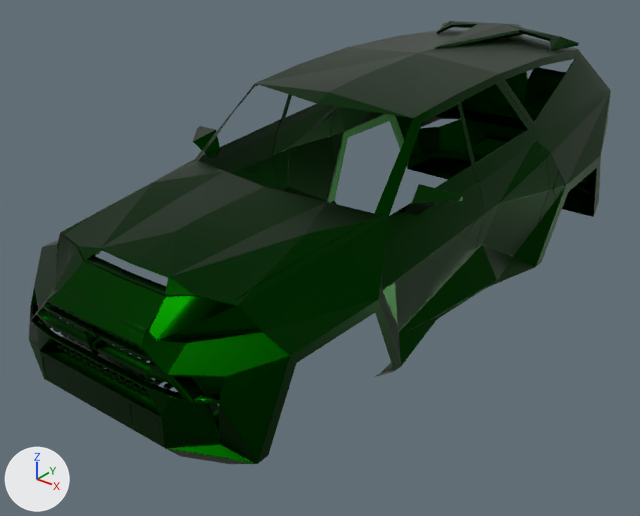
The glTF model models/model32.glb as it was, and as the next commit left it.
One viewpoint serves both versions: a 50 mm lens placed at (2.67, -7.06, 3.56), pointed at (-1.33, -2.06, 0.46). Every picture has the same lights, and +X, +Y and +Z are marked at lower left. Where no turn or scale is listed for an object, it has been applied to the vertices.
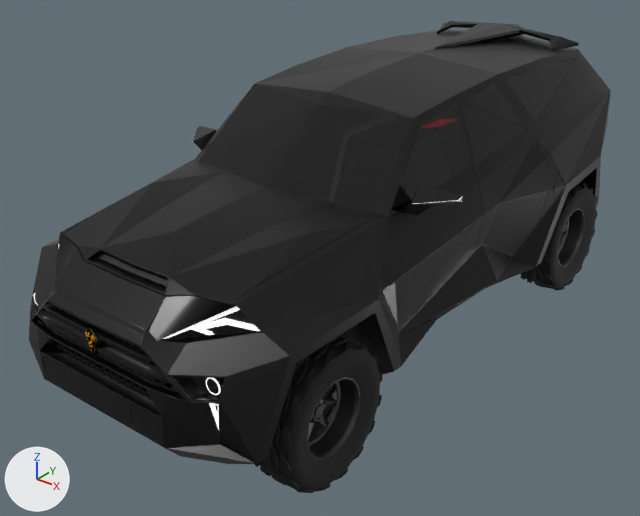
Where the change shows, as pixel boxes [x1, y1, x2, y2] in the pictures (640 x 516 px):
'Object_4', recoloured (green to black): [30, 21, 599, 464] in both
'Object_5', added (black): after [199, 59, 575, 216]
'Object_21', added (black): after [255, 335, 382, 493]
'Object_24', added (black): after [520, 182, 598, 290]
'Object_22', added: after [307, 377, 360, 459]
'Object_10', added: after [31, 237, 260, 434]
'Object_8', added (black): after [44, 168, 597, 392]
'Object_25', added: after [558, 208, 585, 267]
'Object_7', added: after [85, 328, 97, 356]

The change, as a diff of the scene's bpy script:
```diff
--- a/models/model32.glb.py
+++ b/models/model32.glb.py
@@ mat_material_001 @@
 mat_material_001 = principled_material('Material.001')
-mat_material_001.base_color = (0.000259, 0.0371, 0.0)  # dark green #013600
+mat_material_001.base_color = (0.0371, 0.0371, 0.0371)  # black #363636
 mat_material_001.metallic = 1.0
@@ ob_object_8 @@
+ob_object_8 = bpy.data.objects.new('Object_8', me_object_4)  # 442 vertices, 676 faces; spans x -1.15..1.15, y 0.03..4.93, z -0.82..0.22; in mat_material_003 (black #000000)
+ob_object_8.location = (-1.166, -4.381, 0.999)
@@ ob_object_7 @@
+ob_object_7 = bpy.data.objects.new('Object_7', me_object_3)  # 26 vertices, 34 faces; spans x -0.06..0.06, y -0.04..5.44, z -0.25..0.51; in mat_logo (picture img_image_0)
+ob_object_7.location = (-1.166, -4.381, 0.999)
@@ ob_object_5 @@
+ob_object_5 = bpy.data.objects.new('Object_5', me_object_1)  # 278 vertices, 448 faces; spans x -0.91..0.91, y 1.52..5.36, z 0.31..0.83; in mat_glass (black #000000)
+ob_object_5.location = (-1.166, -4.381, 0.999)
@@ ob_object_10 @@
+ob_object_10 = bpy.data.objects.new('Object_10', me_object_6)  # 80 vertices, 128 faces; spans x -0.91..0.91, y 0.04..0.45, z -0.54..0.18; in mat_flights_001 (black #000000)
+ob_object_10.location = (-1.166, -4.381, 0.999)
@@ ob_object_25 @@
+ob_object_25 = bpy.data.objects.new('Object_25', me_object_16)  # 593 vertices, 1085 faces; spans x -0.012..0.155, y -0.271..0.271, z -0.271..0.271; in mat_material_002 (dark grey #525252)
+ob_object_25.location = (-0.228, -0.045, 0.276)
@@ ob_object_24 @@
+ob_object_24 = bpy.data.objects.new('Object_24', me_object_15)  # 992 vertices, 2028 faces; spans x -0.161..0.189, y -0.495..0.495, z -0.495..0.495; in mat_material_004 (black #000000)
+ob_object_24.location = (-0.228, -0.045, 0.276)
@@ ob_object_22 @@
+ob_object_22 = bpy.data.objects.new('Object_22', me_object_16.copy())
+ob_object_22.location = (-0.228, -3.482, 0.276)
@@ ob_object_21 @@
+ob_object_21 = bpy.data.objects.new('Object_21', me_object_15.copy())
+ob_object_21.location = (-0.228, -3.482, 0.276)
```
